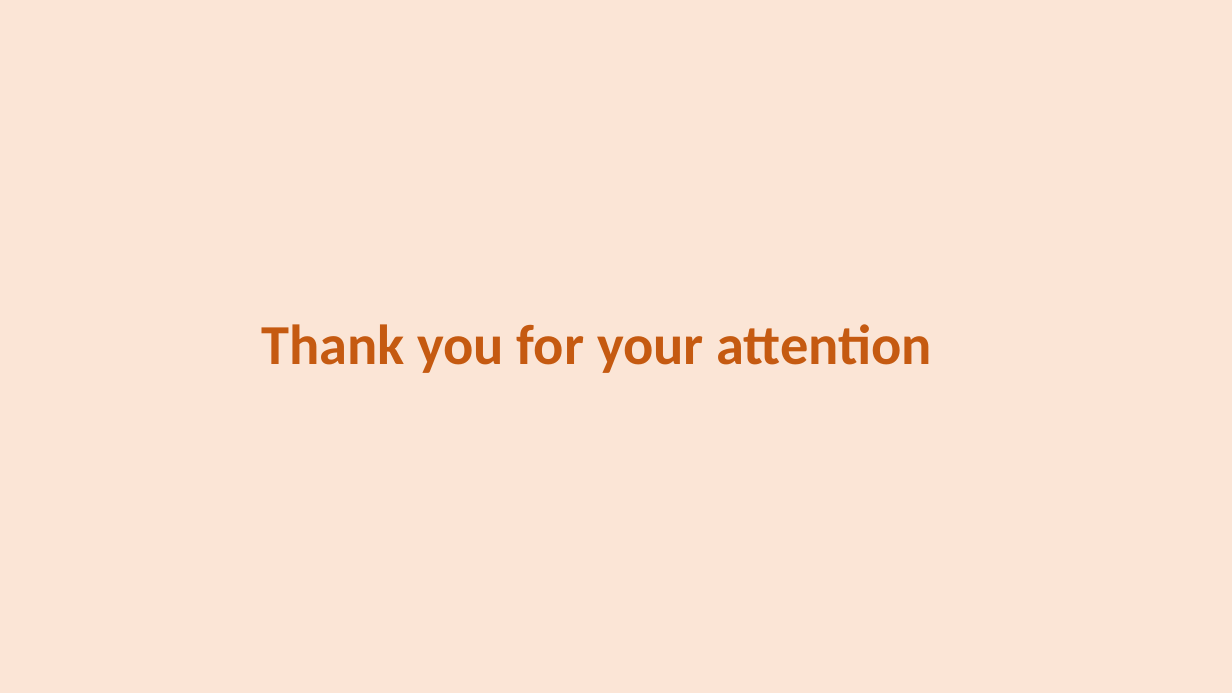
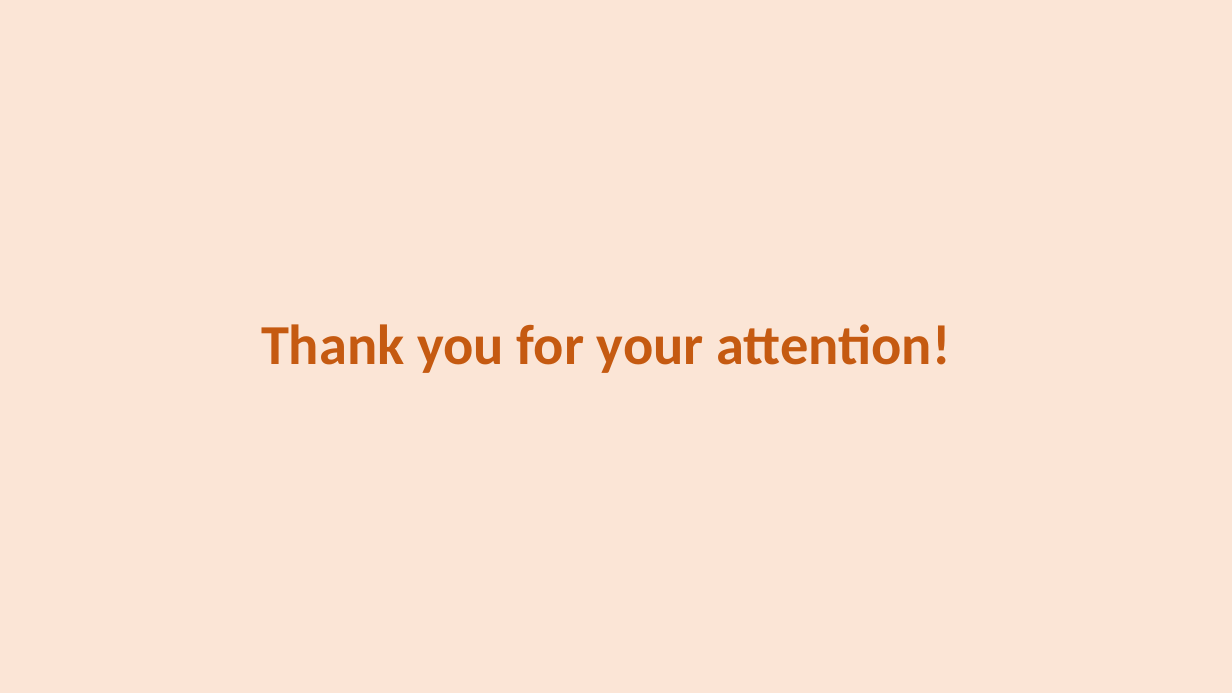
Before and after one commit to se4ai2223-uniba/architectural-style-recognition, a slide deck: slide 18 of docs/ArchiNet Team-Milestone 2.pptx (slide 16 before the commit). Drawn at 1232x693 pixels with LibreOffice and Linux fonts; fonts in the diff are those of the drawing. Boxes give left, top, right and bottom in pixels: in the first picture for what was removed or moved away, otherwise in the second. Text is boxed around its words. In the diff, an @@ line names an element or a change of style, - is before the commit and + after.

```diff
--- a/docs/ArchiNet Team-Milestone 2.pptx
+++ b/docs/ArchiNet Team-Milestone 2.pptx
@@ title at [261, 324, 950, 373]: text changed @@
-Thank you for your attention
+Thank you for your attention!
```
Also in this commit, not shown: 5 other slides changed, 3 slides added, 1 slide removed.
